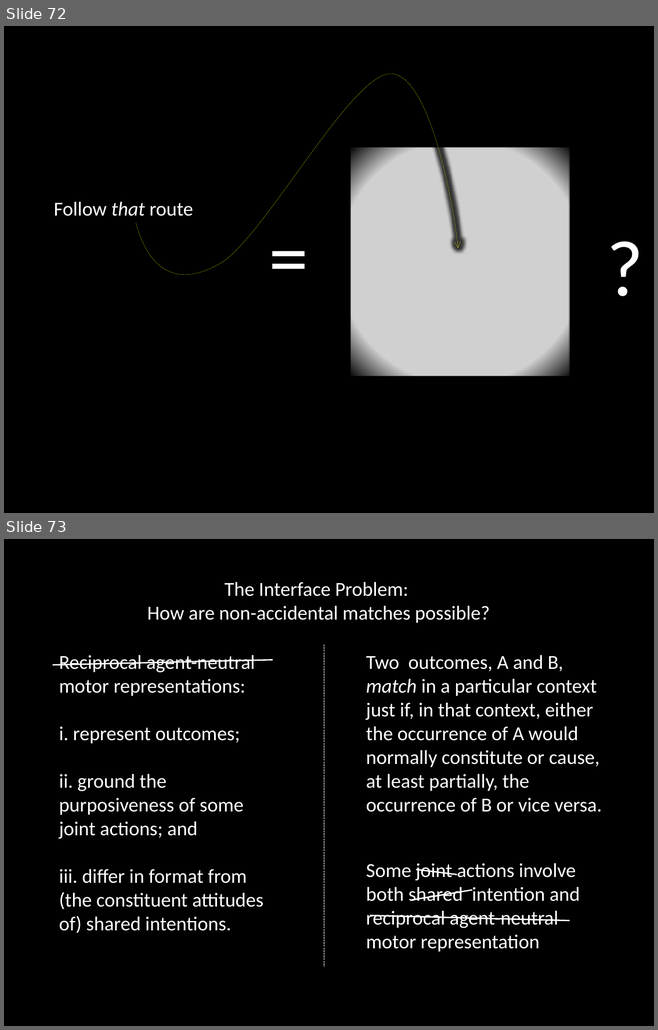
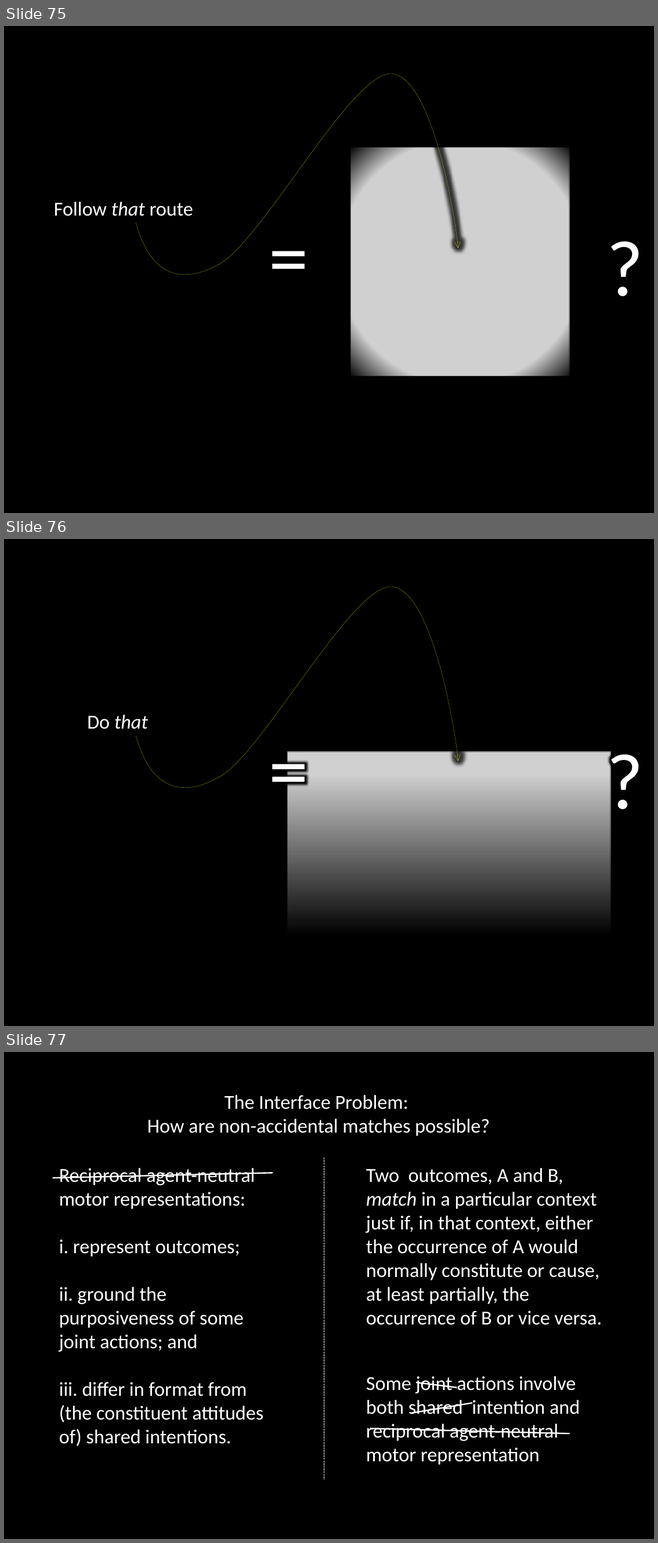
Before and after one commit to butterfill/writing, a slide deck: conf joint action --- sharing goals vs sharing intentions cambridge 2012 talk/intention and motor representation in joint action vCAMBRIDGE.pptx. Shown one above the other, each under a label of ours: slides 72 and 73 before the commit, slides 75, 76 and 77 after it. The pictures are 658x1030 and 658x1543 pixels, drawn with LibreOffice and Linux fonts; fonts in the diff are those of the drawing; grey boxes stand for pictures. Boxes give left, top, right and bottom in pixels: in the first picture for what was removed or moved away, otherwise in the second. Text is boxed around its words. In the diff, an @@ line names an element or a change of style, - is before the commit and + after.

```diff
--- a/conf joint action --- sharing goals vs sharing intentions cambridge 2012 talk/intention and motor representation in joint action vCAMBRIDGE.pptx
+++ b/conf joint action --- sharing goals vs sharing intentions cambridge 2012 talk/intention and motor representation in joint action vCAMBRIDGE.pptx
@@ slide 76 added at <box>4,539,654,1026</box>, background #000000 @@
@@ freeform shape added at <box>136,587,458,788</box>, outline #FFFF00 0.75 pt @@
@@ text added at <box>87,715,148,729</box>, 22 pt, text #FFFFFF, italic @@
+Do that
@@ text added at <box>263,716,475,819</box>, 88 pt, text #FFFFFF @@
+=
@@ text added at <box>600,726,654,829</box>, 88 pt, text #FFFFFF @@
+?
@@ rectangle added at <box>282,757,615,936</box>, fill gradient #000000 @@
@@ picture added at <box>287,752,610,935</box> @@
@@ what was slide 72 is now slide 75 @@
@@ what was slide 73 is now slide 77 @@
```
Also in this commit, not shown: 16 slides changed, 3 other slides added, 3 other files.
